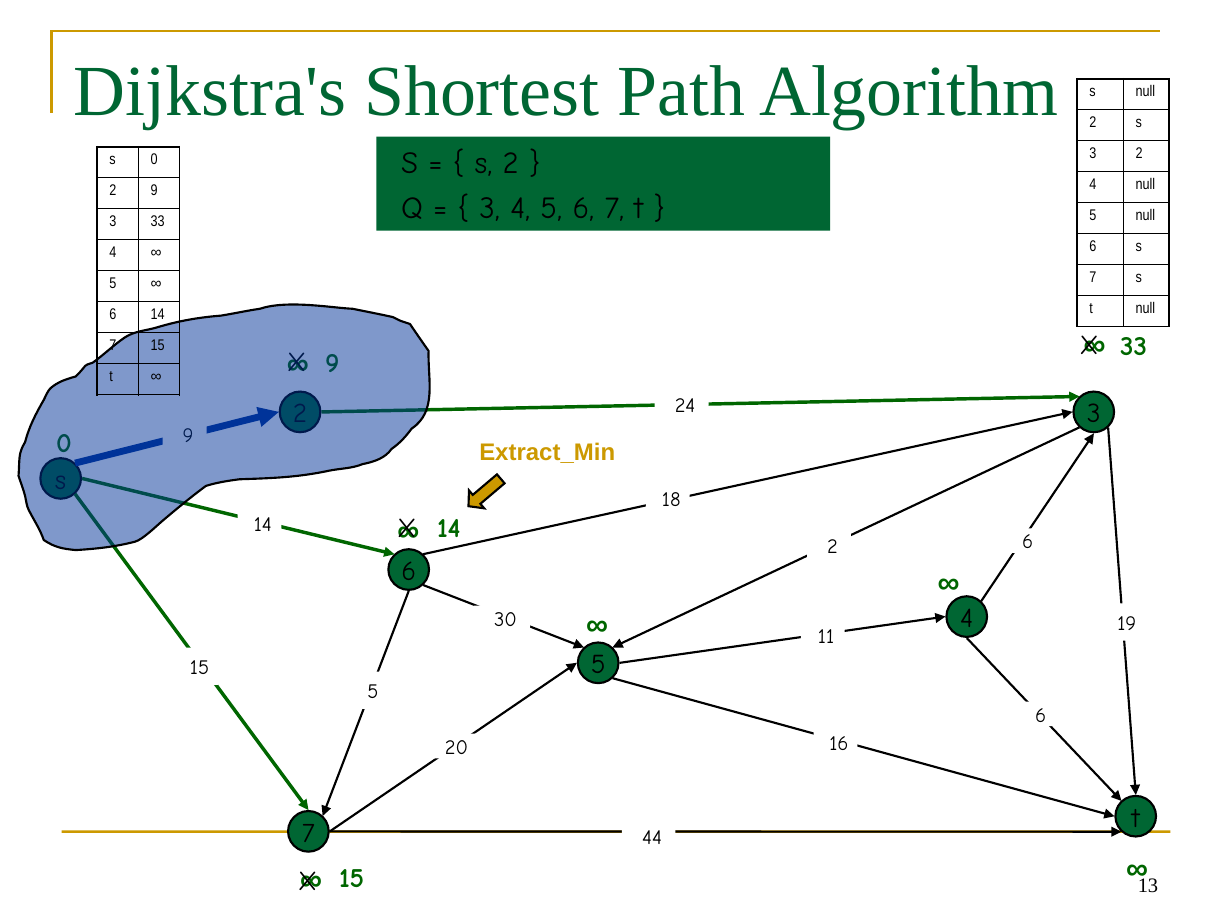
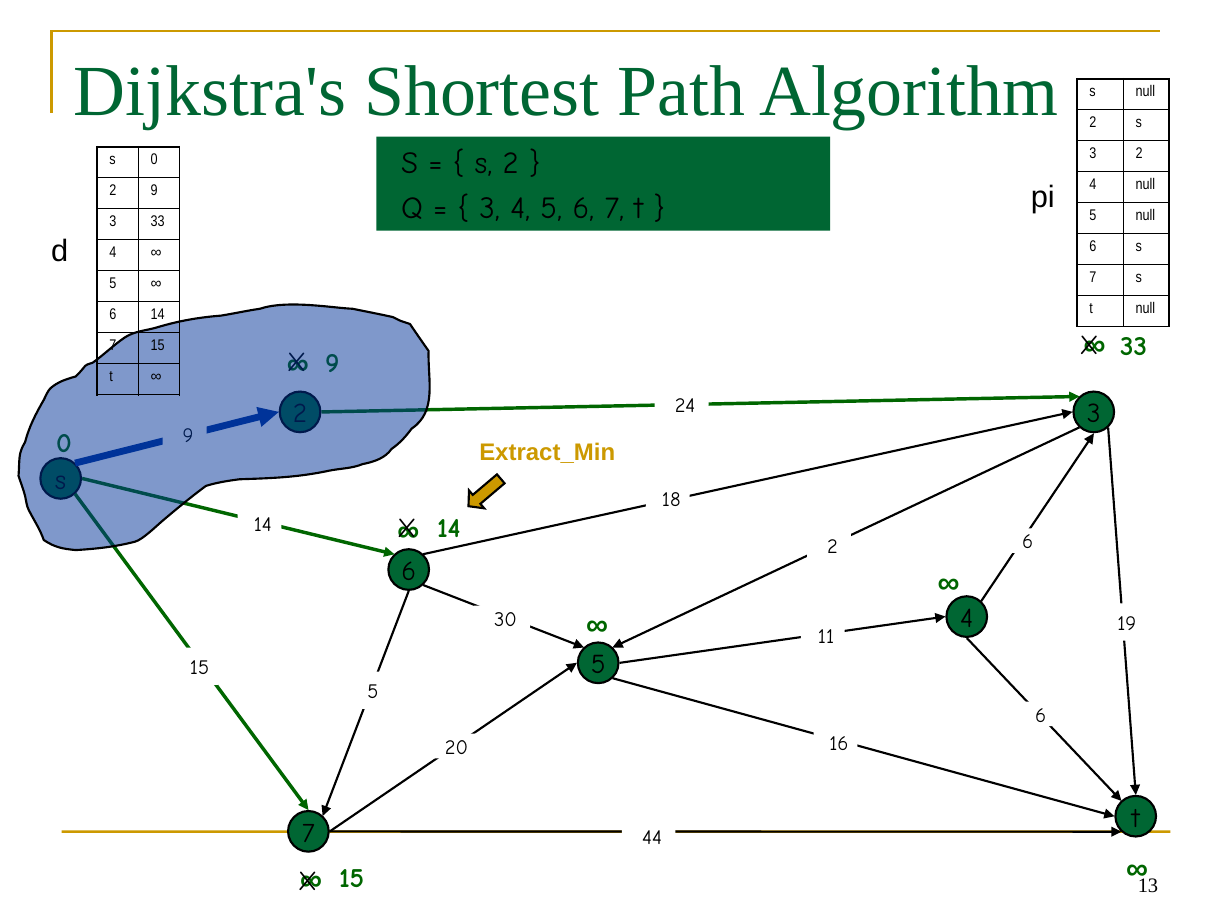
Before and after one commit to rugbyprof/3013-Algorithms, a slide deck: slide 13 of Lectures/demo-dijkstra.ppt. Drawn at 1232x924 pixels with LibreOffice and Linux fonts; fonts in the diff are those of the drawing. Boxes give left, top, right and bottom in pixels: in the first picture for what was removed or moved away, otherwise in the second. Text is boxed around its words. In the diff, an @@ line names an element or a change of style, - is before the commit and + after.

```diff
--- a/Lectures/demo-dijkstra.ppt
+++ b/Lectures/demo-dijkstra.ppt
@@ text added at bbox=[1031, 184, 1055, 213], 18 pt, text #000000 @@
+pi
@@ text added at bbox=[51, 238, 68, 262], 18 pt, text #000000 @@
+d
```
Also in this commit, not shown: 16 other slides changed, 4 other files.
